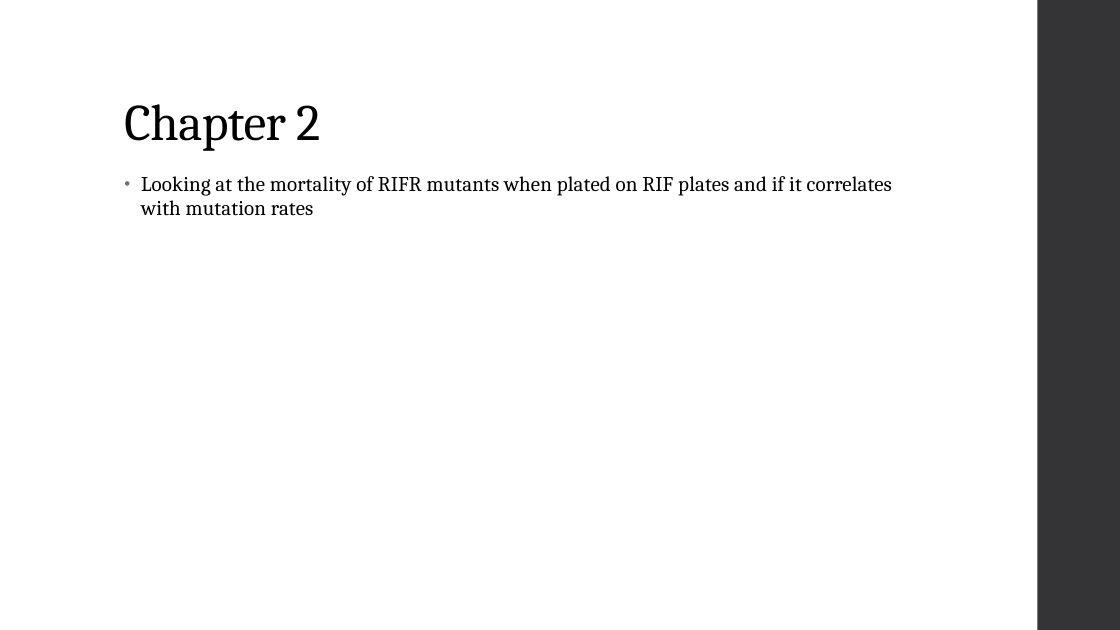
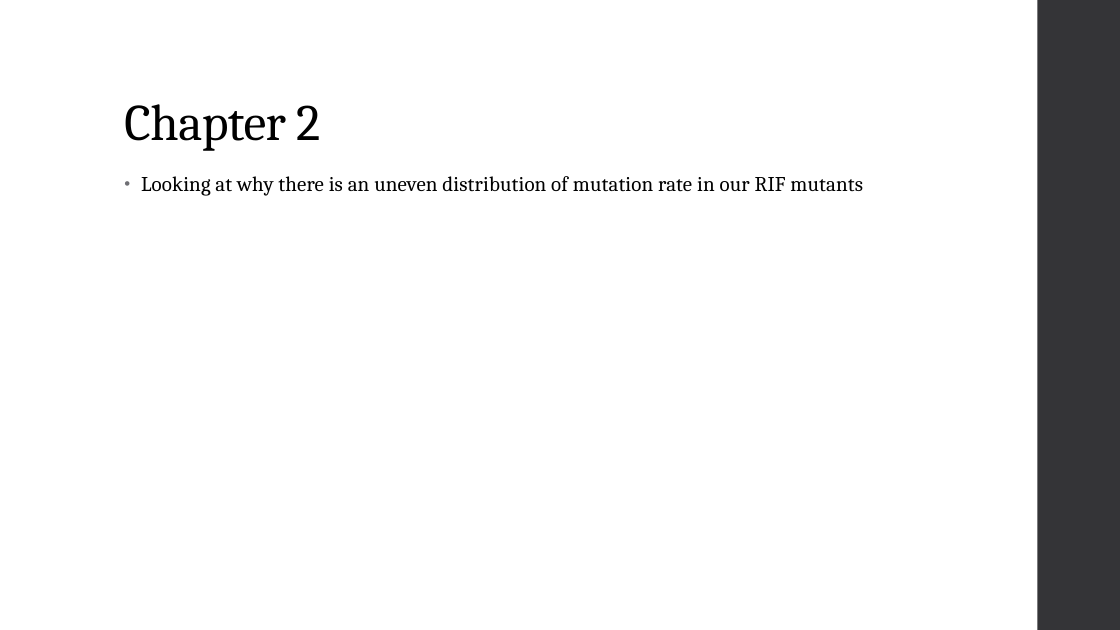
Before and after one commit to Ziqing-Liu/RIFRxT, a slide deck: slide 11 of Research Update.pptx (slide 15 before the commit). Drawn at 1120x630 pixels with LibreOffice and Linux fonts; fonts in the diff are those of the drawing. Boxes give left, top, right and bottom in pixels: in the first picture for what was removed or moved away, otherwise in the second. Text is boxed around its words. In the diff, an @@ line names an element or a change of style, - is before the commit and + after.

```diff
--- a/Research Update.pptx
+++ b/Research Update.pptx
@@ text at box(141, 176, 863, 196): text changed @@
-• Looking at the mortality of RIFR mutants when plated on RIF plates and if it correlates with mutation rates
+• Looking at why there is an uneven distribution of mutation rate in our RIF mutants
```
Also in this commit, not shown: 6 other slides changed, 2 slides added, 1 slide removed, 2 other files.
